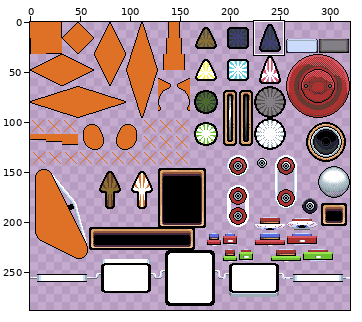
Edited in one commit: sprite sheet (assets/aseprite/scratchPad.png). The picture above shows the old version from afar; the outline marks the close-up.
Close-up. As it was:
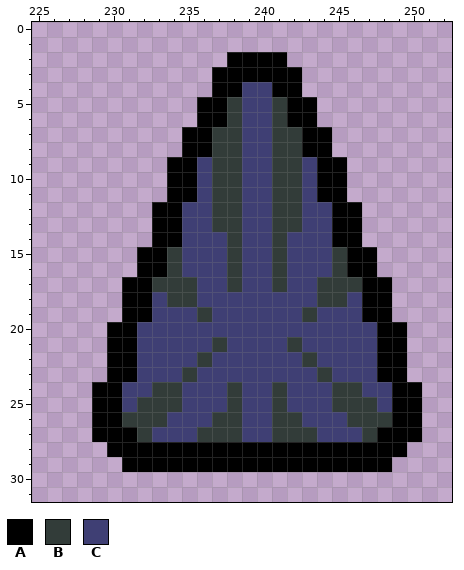
The file is 320x288 pixels. Shown: x 225..252, y 0..31.
Palette (. is transparent): A #000000  B #323c39  C #3f3f74
Pixels before, first column x 229:
 2 .........AAAA.........
 3 ........AAAAAA........
 4 ........AACCAA........
 5 .......AABCCBAA.......
 6 .......AABCCBAA.......
 7 ......AABBCCBBAA......
 8 ......AABBCCBBAA......
 9 .....AACBBCCBBCAA.....
10 .....AACBBCCBBCAA.....
11 .....AACBBCCBBCAA.....
12 ....AACCBBCCBBCCAA....
13 ....AACCBBCCBBCCAA....
14 ....AACCCBCCBCCCAA....
15 ...AABCCCBCCBCCCBAA...
16 ...AABCCCBCCBCCCBAA...
17 ..AABBBCCBCCBCCBBBAA..
18 ..AACBBCCCCCCCCBBCAA..
19 ..AACCCBCCCCCCBCCCAA..
20 .AACCCCCCCCCCCCCCCCAA.
21 .AACCCCCBCCCCBCCCCCAA.
22 .AACCCCBCCCCCCBCCCCAA.
23 .AACCCBCCCCCCCCBCCCAA.
24 AACCBBCCCBCCBCCCBBCCAA
25 AACBBBCCCBCCBCCCBBBCAA
26 AABBBCCCBBCCBBCCCBBBAA
27 AAABCCCBBBCCBBBCCCBAAA
28 .AAAAAAAAAAAAAAAAAAAA.
29 ..AAAAAAAAAAAAAAAAAA..
New version:
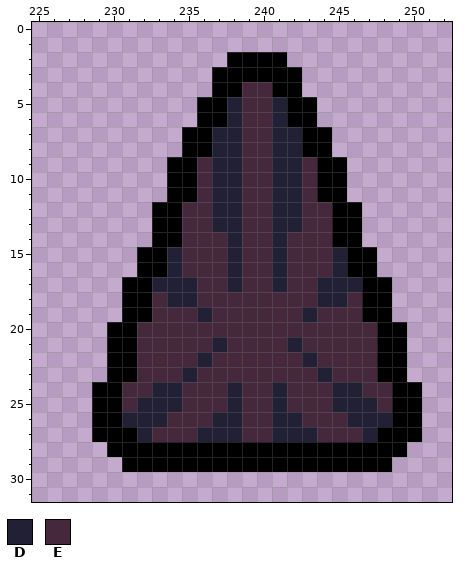
Colours new in this view: D #222034  E #45283c
What changed:
Changed rows in their new state; - is an unchanged pixel.
first column x 231:
 4 --------EE--------
 5 -------DEED-------
 6 -------DEED-------
 7 ------DDEEDD------
 8 ------DDEEDD------
 9 -----EDDEEDDE-----
10 -----EDDEEDDE-----
11 -----EDDEEDDE-----
12 ----EEDDEEDDEE----
13 ----EEDDEEDDEE----
14 ----EEEDEEDEEE----
15 ---DEEEDEEDEEED---
16 ---DEEEDEEDEEED---
17 --DDDEEDEEDEEDDD--
18 --EDDEEEEEEEEDDE--
19 --EEEDEEEEEEDEEE--
20 -EEEEEEEEEEEEEEEE-
21 -EEEEEDEEEEDEEEEE-
22 -EEEEDEEEEEEDEEEE-
23 -EEEDEEEEEEEEDEEE-
24 EEDDEEEDEEDEEEDDEE
25 EDDDEEEDEEDEEEDDDE
26 DDDEEEDDEEDDEEEDDD
27 -DEEEDDDEEDDDEEED-
Changed places in both close-ups, as pixel boxes (x1, y1, x2, y2):
changed: (122, 82, 392, 442)
